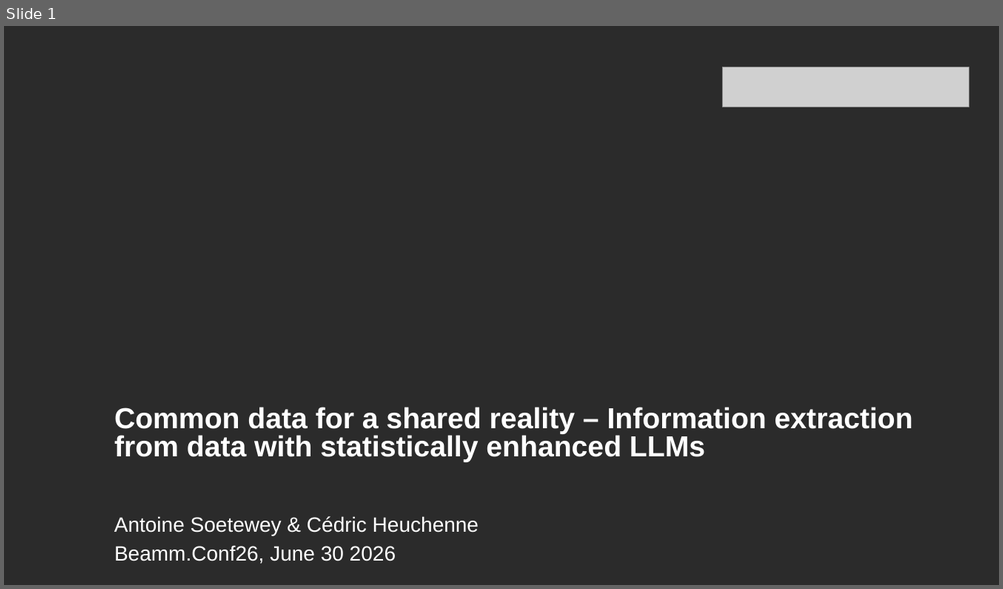
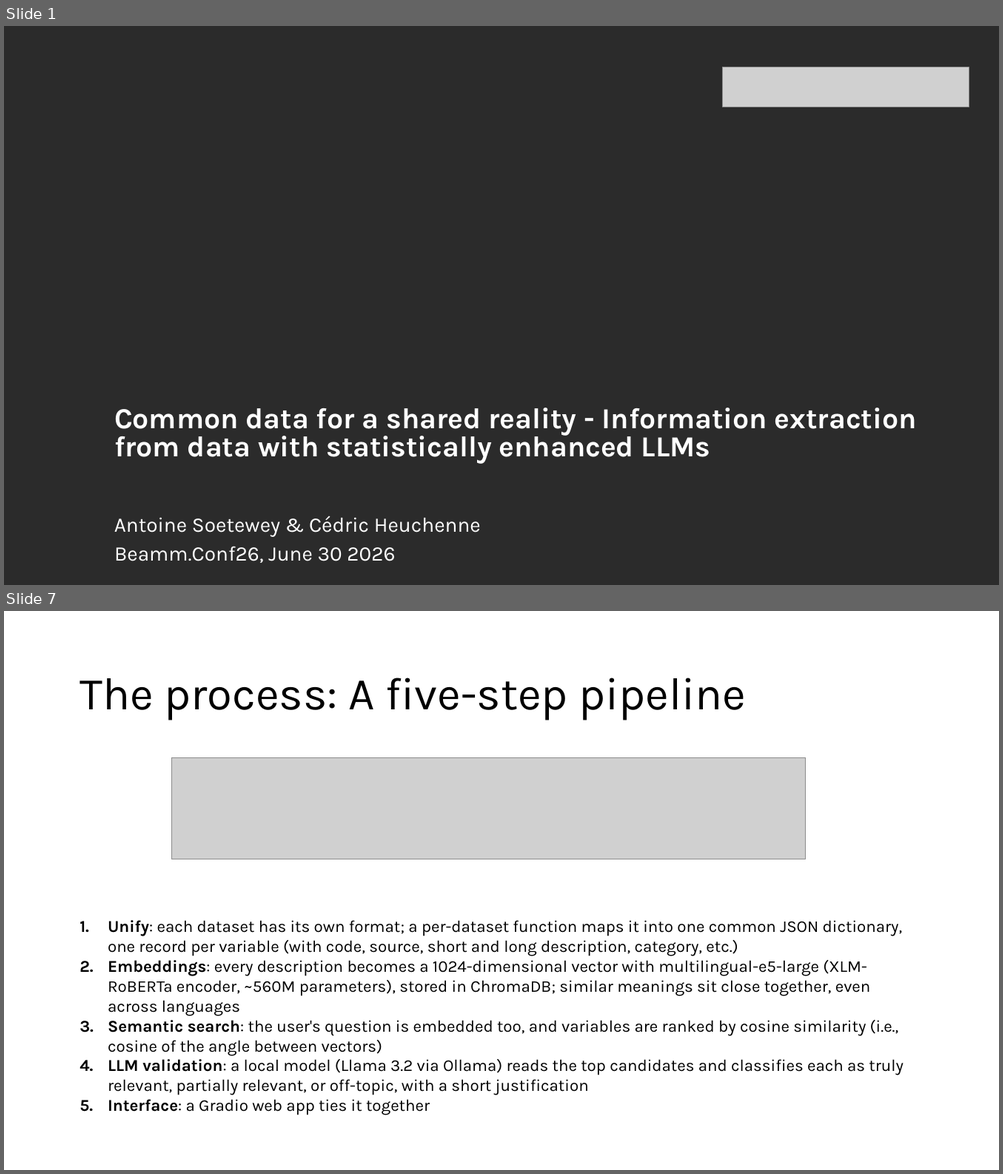
Before and after one commit to AntoineSoetewey/Beamm.Conf26, a slide deck: Slides_AntoineSoetewey_Beamm.Conf26.pptx. Shown one above the other, each under a label of ours: slide 1 before the commit, slides 1 and 7 after it; the slides between them are not shown. The pictures are 1003x589 and 1003x1174 pixels, drawn with LibreOffice and Linux fonts; fonts in the diff are those of the drawing; grey boxes stand for pictures; background and template pictures are left out; a plain dark background stands for a picture behind light text. Boxes give left, top, right and bottom in pixels: in the first picture for what was removed or moved away, otherwise in the second. Text is boxed around its words. In the diff, an @@ line names an element or a change of style, - is before the commit and + after.

```diff
--- a/Slides_AntoineSoetewey_Beamm.Conf26.pptx
+++ b/Slides_AntoineSoetewey_Beamm.Conf26.pptx
@@ slide 7 added at [4,611,999,1170], background #FFFFFF @@
@@ title added at [79,678,745,721], 44 pt, text #000000 @@
+The process: A five-step pipeline
@@ picture added at [171,758,805,860] @@
@@ text added at [108,920,903,1096], 16 pt, text #000000 @@
+1. Unify: each dataset has its own format; a per-dataset function maps it into one common JSON dictionary, one record per variable (with code, source, short and long description, category, etc.)
+2. Embeddings: every description becomes a 1024-dimensional vector with multilingual-e5-large (XLM-RoBERTa encoder, ~560M parameters), stored in ChromaDB; similar meanings sit close together, even across languages
+3. Semantic search: the user's question is embedded too, and variables are ranked by cosine similarity (i.e., cosine of the angle between vectors)
+4. LLM validation: a local model (Llama 3.2 via Ollama) reads the top candidates and classifies each as truly relevant, partially relevant, or off-topic, with a short justification
+5. Interface: a Gradio web app ties it together
@@ slide 1 changed as well @@
@@ text at [114,408,916,464]: text changed; font Arial to Karla @@
-Common data for a shared reality – Information extraction from data with statistically enhanced LLMs
+Common data for a shared reality - Information extraction from data with statistically enhanced LLMs
@@ text "Antoine Soetewey & Cédric Heuchenne" at [114,517,481,537]: font Arial to Karla @@
@@ text "Beamm.Conf26, June 30 2026" at [114,546,395,563]: font Arial to Karla @@
```
Also in this commit, not shown: 1 other slide changed, 25 other slides added, 1 slide removed.
